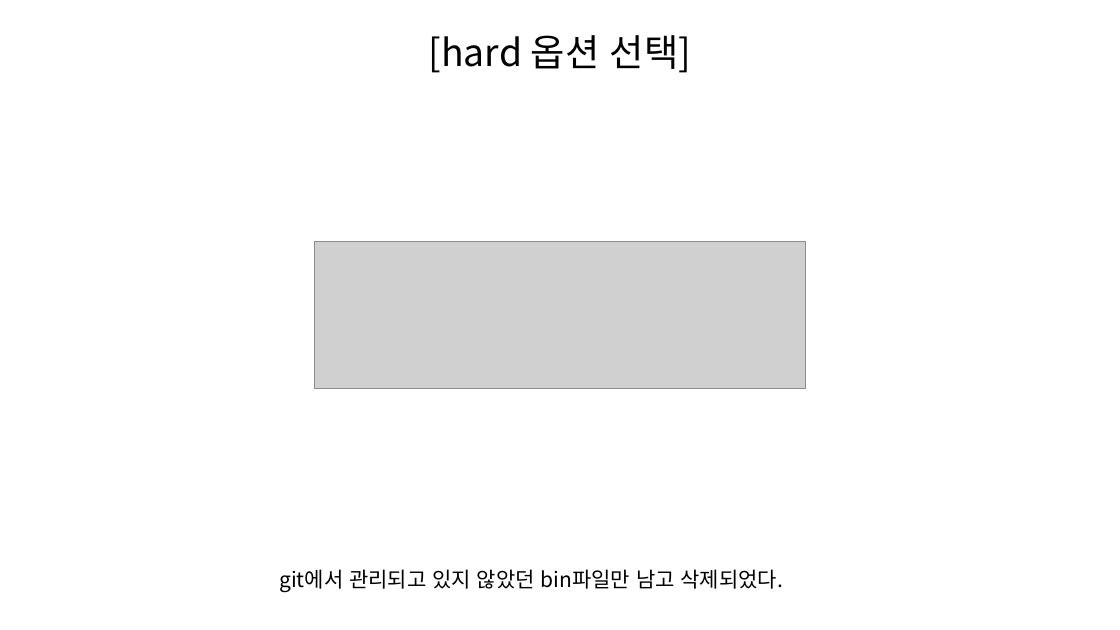
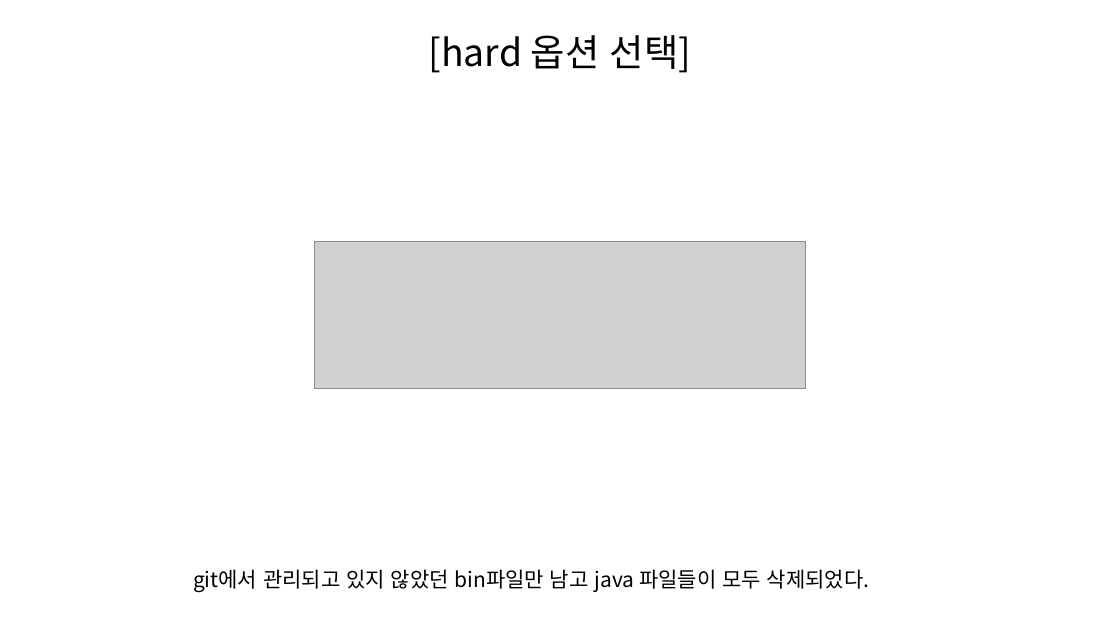
Before and after one commit to SeungHeeNoh/study_well, a slide deck: slide 31 of docs/8. git reset과 revert.pptx (slide 26 before the commit). Drawn at 1120x630 pixels with LibreOffice and Linux fonts; fonts in the diff are those of the drawing; grey boxes stand for pictures. Boxes give left, top, right and bottom in pixels: in the first picture for what was removed or moved away, otherwise in the second. Text is boxed around its words. In the diff, an @@ line names an element or a change of style, - is before the commit and + after.

```diff
--- a/docs/8. git reset과 revert.pptx
+++ b/docs/8. git reset과 revert.pptx
@@ text at [193,569,869,592]: text changed @@
-git에서 관리되고 있지 않았던 bin파일만 남고 삭제되었다.
+git에서 관리되고 있지 않았던 bin파일만 남고 java 파일들이 모두 삭제되었다.
```
Also in this commit, not shown: 13 other slides changed, 16 slides added, 1 slide removed.
